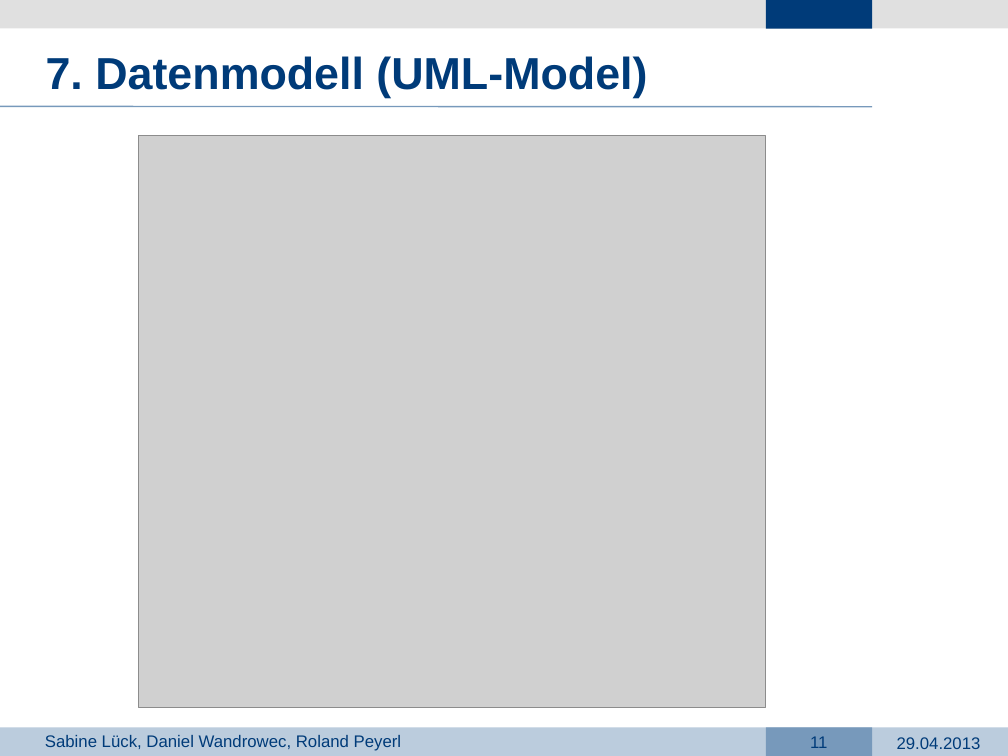
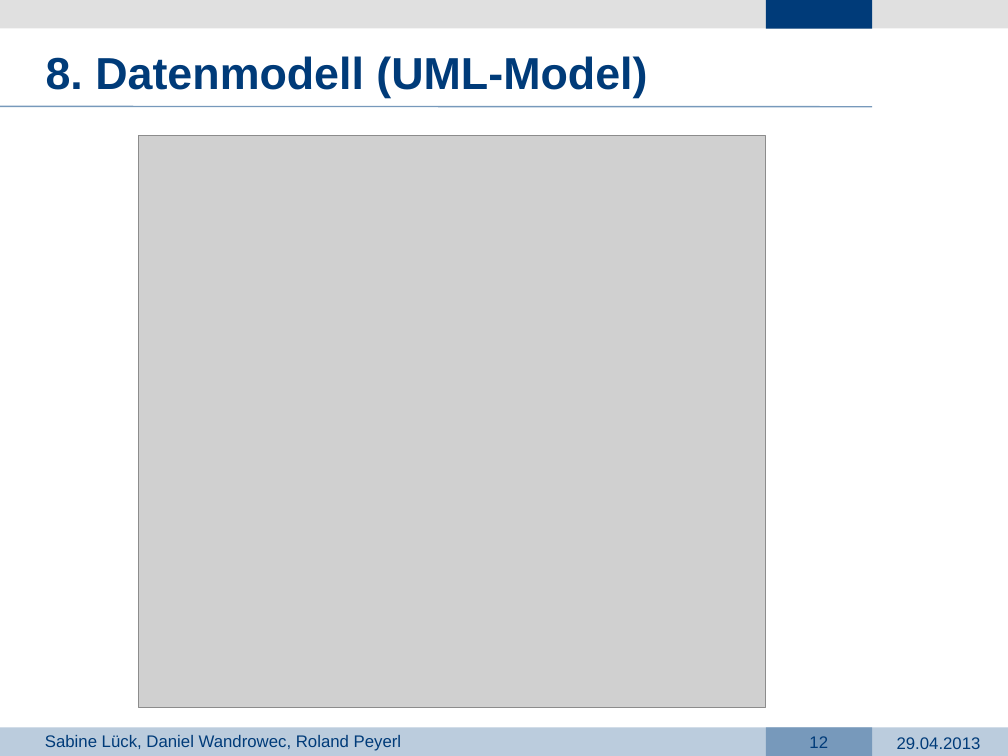
Before and after one commit to dark-saron/PRG4, a slide deck: slide 12 of Präsentation PRG4.pptx (slide 11 before the commit). Drawn at 1008x756 pixels with LibreOffice and Linux fonts; fonts in the diff are those of the drawing; grey boxes stand for pictures; background and template pictures are left out. Boxes give left, top, right and bottom in pixels: in the first picture for what was removed or moved away, otherwise in the second. Text is boxed around its words. In the diff, an @@ line names an element or a change of style, - is before the commit and + after.

```diff
--- a/Präsentation PRG4.pptx
+++ b/Präsentation PRG4.pptx
@@ text at box(46, 56, 647, 98): text changed @@
-7. Datenmodell (UML-Model)
+8. Datenmodell (UML-Model)
@@ page number at box(809, 736, 828, 748): text changed @@
-11
+12
```
Also in this commit, not shown: 11 other slides changed, 1 slide added.
